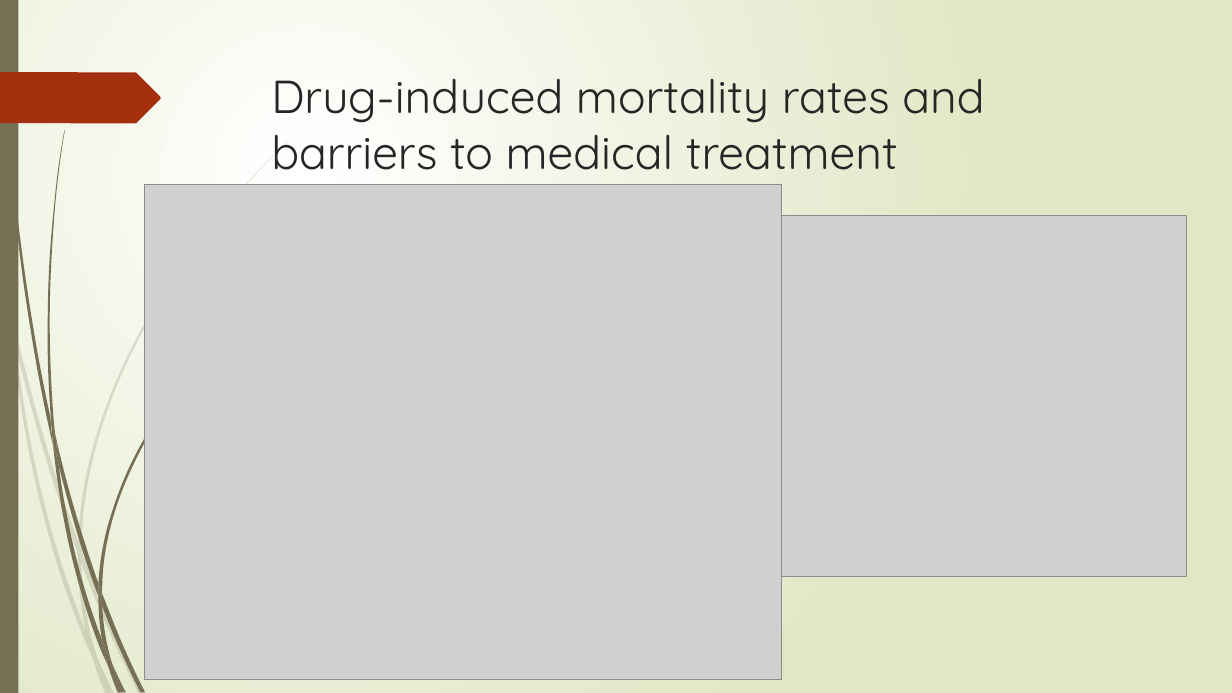
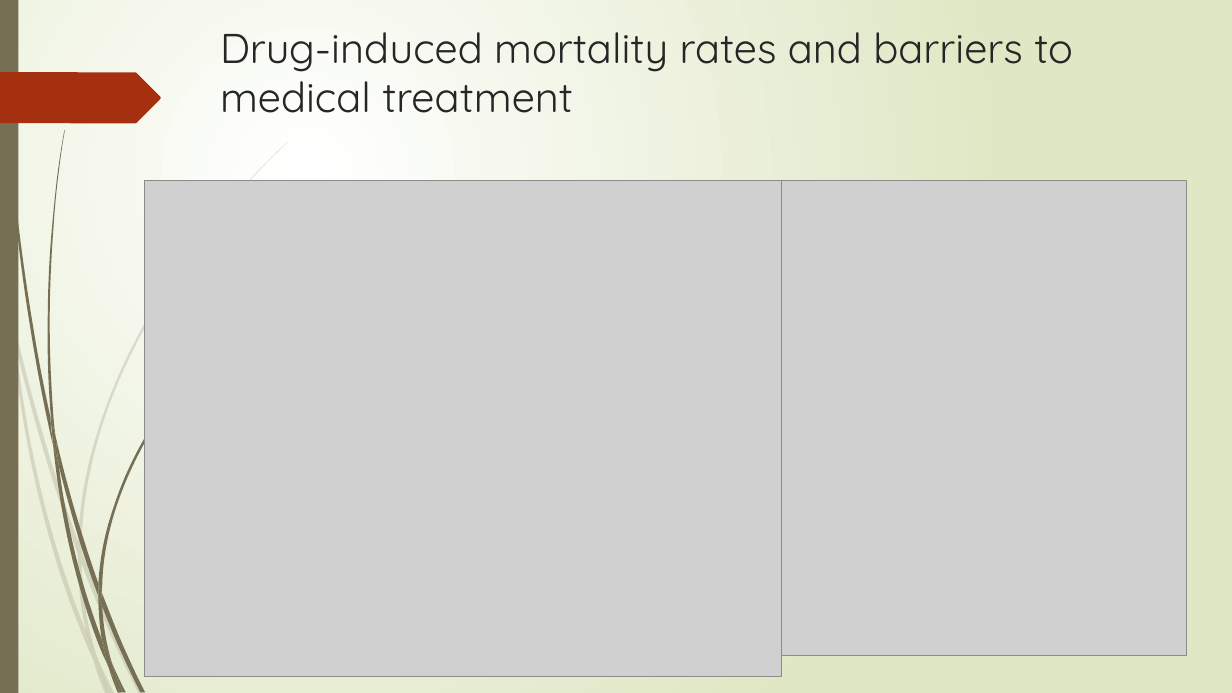
Before and after one commit to yayunl/DataViz-Project1, a slide deck: slide 8 of Drug Mortality and Socio-Economic conditions in Connecticut.pptx. Drawn at 1232x693 pixels with LibreOffice and Linux fonts; fonts in the diff are those of the drawing; grey boxes stand for pictures. Boxes give left, top, right and bottom in pixels: in the first picture for what was removed or moved away, otherwise in the second. Text is boxed around its words. In the diff, an @@ line names an element or a change of style, - is before the commit and + after.

```diff
--- a/Drug Mortality and Socio-Economic conditions in Connecticut.pptx
+++ b/Drug Mortality and Socio-Economic conditions in Connecticut.pptx
@@ title "Drug-induced mortality rates and barriers ..." moved from (x1=271, y1=79, x2=984, y2=170) to (x1=220, y1=32, x2=1073, y2=113) @@
@@ title "Drug-induced mortality rates and barriers ..." at (x1=220, y1=32, x2=1073, y2=113): size 36 to 32.4 pt @@
@@ picture moved from (x1=145, y1=185, x2=782, y2=680) to (x1=145, y1=181, x2=782, y2=677) @@
@@ picture resized from (x1=782, y1=215, x2=1187, y2=577) to (x1=782, y1=181, x2=1187, y2=656) @@
```
Also in this commit, not shown: 2 slides added, 1 slide removed, 5 other files.
